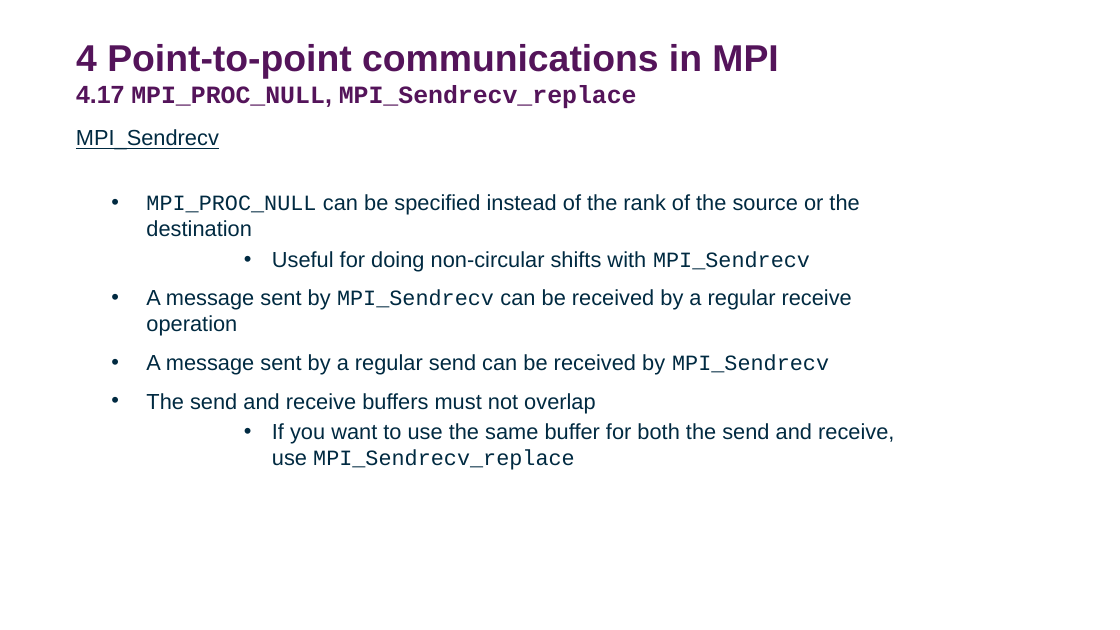
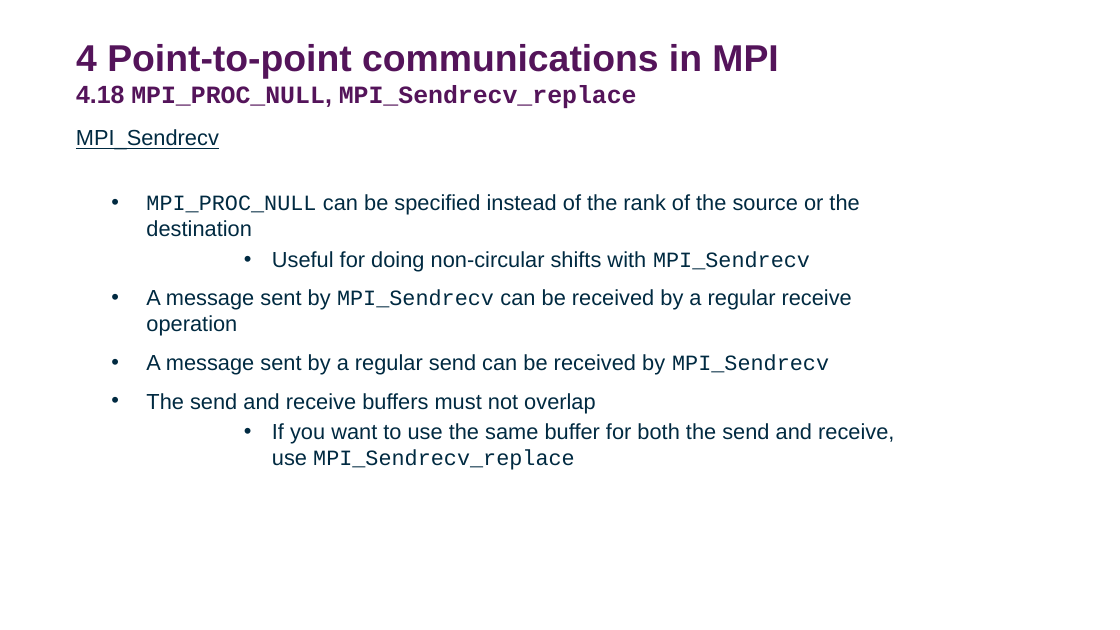
Before and after one commit to DurhamARC-Training/BasicParallelProgramming, a slide deck: slide 54 of OpenMPMPIShortCourse_Autumn2025.odp (slide 53 before the commit). Drawn at 1120x630 pixels with LibreOffice and Linux fonts; fonts in the diff are those of the drawing; background and template pictures are left out. Boxes give left, top, right and bottom in pixels: in the first picture for what was removed or moved away, otherwise in the second. Text is boxed around its words. In the diff, an @@ line names an element or a change of style, - is before the commit and + after.

```diff
--- a/OpenMPMPIShortCourse_Autumn2025.odp
+++ b/OpenMPMPIShortCourse_Autumn2025.odp
@@ title at (76, 44, 778, 108): text changed @@
-4 Point-to-point communications in MPI
-4.17 MPI_PROC_NULL, MPI_Sendrecv_replace
+4 Point-to-point communications in MPI
+4.18 MPI_PROC_NULL, MPI_Sendrecv_replace
```
Also in this commit, not shown: 15 other slides changed, 2 slides added, 1 slide removed, 1 other file.
